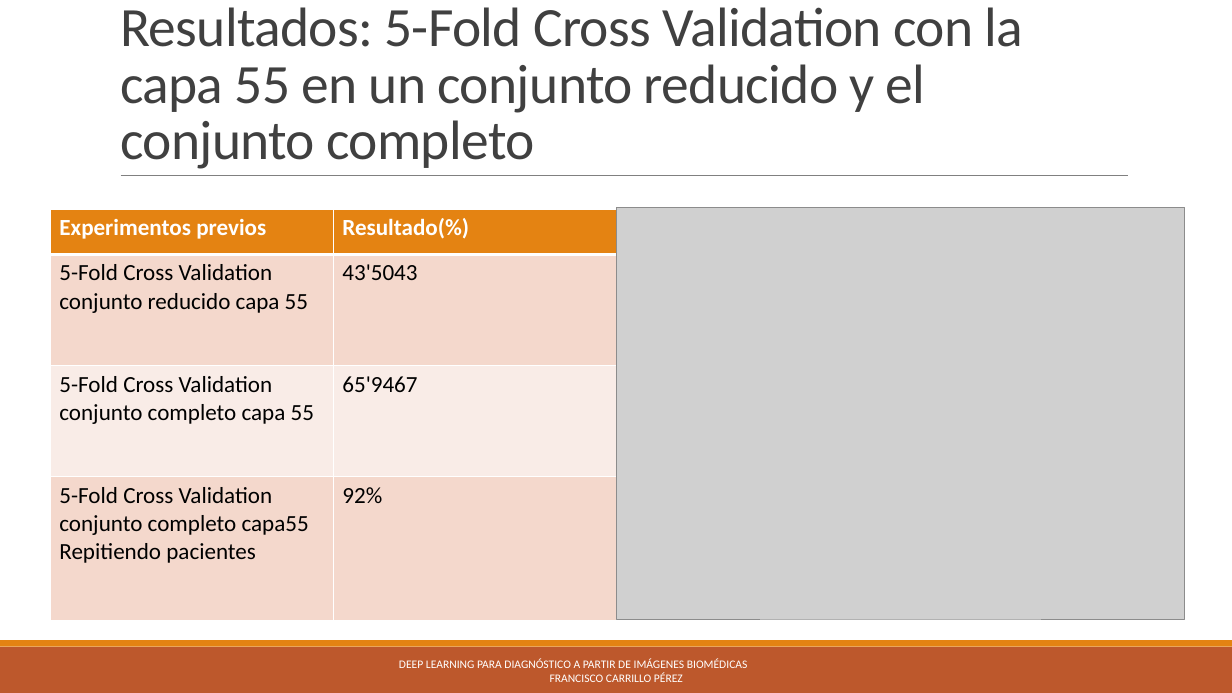
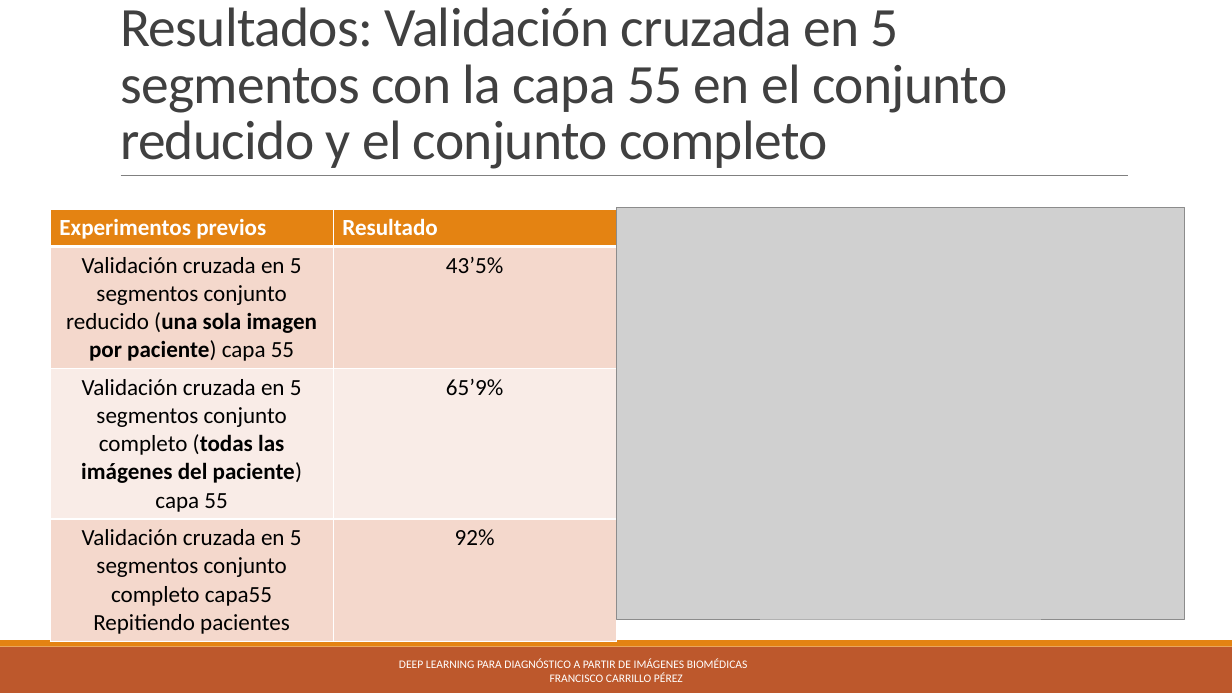
Before and after one commit to pacocp/Deep-Learning-para-diagnostico-a-partir-de-imagenes-Biomedicas, a slide deck: slide 16 of tfgpresentacion.pptx. Drawn at 1232x693 pixels with LibreOffice and Linux fonts; fonts in the diff are those of the drawing; grey boxes stand for pictures. Boxes give left, top, right and bottom in pixels: in the first picture for what was removed or moved away, otherwise in the second. Text is boxed around its words. In the diff, an @@ line names an element or a change of style, - is before the commit and + after.

```diff
--- a/tfgpresentacion.pptx
+++ b/tfgpresentacion.pptx
@@ title at <box>120,7,1007,169</box>: text changed @@
-Resultados: 5-Fold Cross Validation con la capa 55 en un conjunto reducido y el conjunto completo
+Resultados: Validación cruzada en 5 segmentos con la capa 55 en el conjunto reducido y el conjunto completo
@@ table at <box>50,209,616,638</box> @@
-row 1, column 2: Resultado(%)
+row 1, column 2: Resultado
-row 2, column 1: 5-Fold Cross Validation conjunto reducido capa 55
+row 2, column 1: Validación cruzada en 5 segmentos conjunto reducido (una sola imagen por paciente) capa 55
-row 2, column 2: 43'5043
+row 2, column 2: 43’5%
-row 3, column 1: 5-Fold Cross Validation conjunto completo capa 55
+row 3, column 1: Validación cruzada en 5 segmentos conjunto completo (todas las imágenes del paciente) capa 55
-row 3, column 2: 65'9467
+row 3, column 2: 65’9%
-row 4, column 1: 5-Fold Cross Validation conjunto completo capa55 Repitiendo pacientes
+row 4, column 1: Validación cruzada en 5 segmentos conjunto completo capa55 Repitiendo pacientes
@@ alignment left to centre @@
```
Also in this commit, not shown: 14 other slides changed, 1 slide added.
